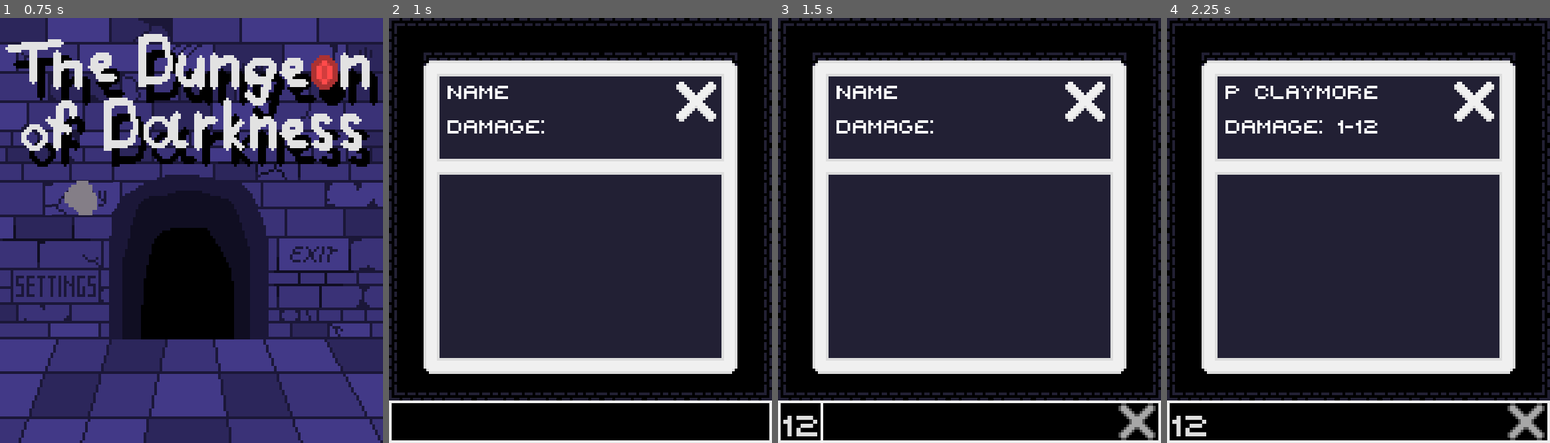
Above: before the commit, frames 1-4 (left to right).
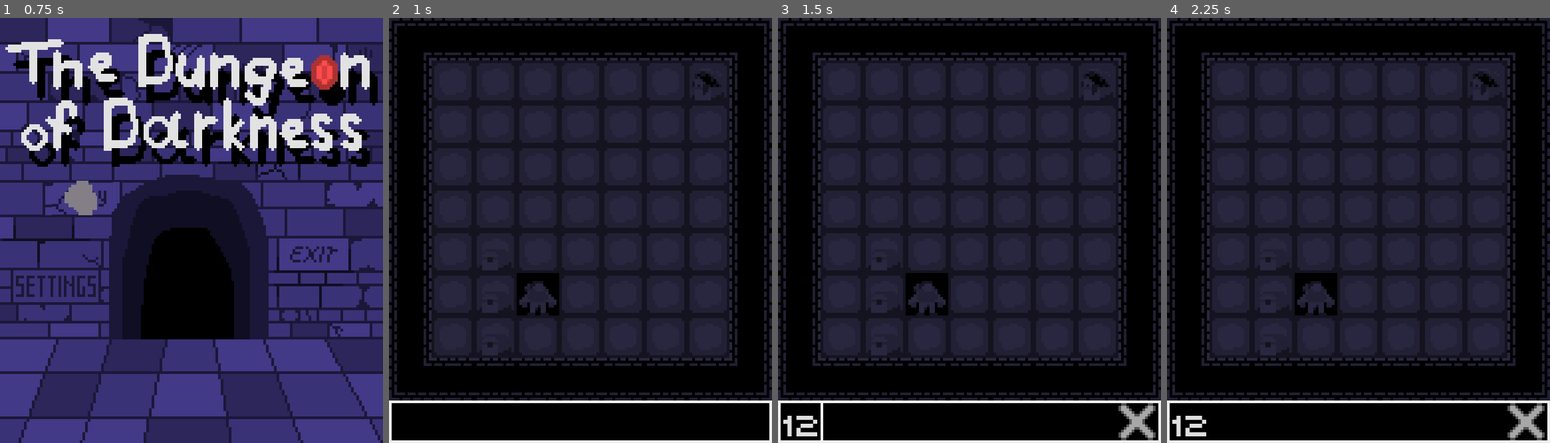
Above: after the commit, the same moments.

Repository: Portalyst/The-Dungeon-of-Darkness
Game: Godot game, scene res://scenes/menu.tscn
Two runs of this game, one before a commit and one after it. Both use one fixed random seed, a clock stepped at 60 frames per second and the inputs below.
Inputs (mouse positions are in pixels of both pictures, inside the frame that each line leads up to):
- Up to frame 1 (0.75 s): click (84, 196) at 0.5 s
- Up to frame 2 (1 s): no input
- Up to frame 3 (1.5 s): click (969, 421) at 1.27 s; type "12" at 1.35 s
- Up to frame 4 (2.25 s): click (1239, 141) at 2.02 s

Frame 1 is identical in both runs. In frame 2, 16% of the frame differs, in the area x 9-91%, y 10-84%; in frame 3, 16%; in frame 4, 17%.

Commit message:
Damage animation

Diff:
--- a/scenes/hero.tscn
+++ b/scenes/hero.tscn
@@ -33,6 +33,54 @@
 	deselect()
 "
 
+[sub_resource type="Animation" id="Animation_fq023"]
+resource_name = "return"
+tracks/0/type = "value"
+tracks/0/imported = false
+tracks/0/enabled = true
+tracks/0/path = NodePath("dice:position")
+tracks/0/interp = 2
+tracks/0/loop_wrap = true
+tracks/0/keys = {
+"times": PackedFloat32Array(0, 0.5),
+"transitions": PackedFloat32Array(1, 1),
+"update": 0,
+"values": [Vector2(-7, -6), Vector2(-7, -20)]
+}
+tracks/1/type = "value"
+tracks/1/imported = false
+tracks/1/enabled = true
+tracks/1/path = NodePath("dice:self_modulate")
+tracks/1/interp = 1
+tracks/1/loop_wrap = true
+tracks/1/keys = {
+"times": PackedFloat32Array(0, 0.5, 1),
+"transitions": PackedFloat32Array(1, 1, 1),
+"update": 0,
+"values": [Color(1, 1, 1, 1), Color(1, 1, 1, 1), Color(1, 1, 1, 0)]
+}
+
+[sub_resource type="Animation" id="Animation_jskiy"]
+length = 0.001
+tracks/0/type = "value"
+tracks/0/imported = false
+tracks/0/enabled = true
+tracks/0/path = NodePath("dice:self_modulate")
+tracks/0/interp = 1
+tracks/0/loop_wrap = true
+tracks/0/keys = {
+"times": PackedFloat32Array(0),
+"transitions": PackedFloat32Array(1),
+"update": 0,
+"values": [Color(1, 1, 1, 1)]
+}
+
+[sub_resource type="AnimationLibrary" id="AnimationLibrary_xncni"]
+_data = {
+"RESET": SubResource("Animation_jskiy"),
+"return": SubResource("Animation_fq023")
+}
+
 [node name="Hero" type="CharacterBody2D"]
 script = ExtResource("1_fhpx2")
 
@@ -43,6 +91,7 @@
 texture = ExtResource("1_dh7eb")
 
 [node name="CanvasLayer" type="CanvasLayer" parent="."]
+visible = false
 
 [node name="Inv" type="Sprite2D" parent="CanvasLayer"]
 position = Vector2(72, 77)
@@ -133,6 +182,7 @@
 shape = SubResource("RectangleShape2D_mirn7")
 
 [node name="Area2D" type="Area2D" parent="."]
+visible = false
 script = ExtResource("8_kt70t")
 
 [node name="CollisionShape2D" type="CollisionShape2D" parent="Area2D"]
@@ -159,6 +209,25 @@
 theme_override_styles/read_only = SubResource("StyleBoxEmpty_017yj")
 clear_button_enabled = true
 script = SubResource("GDScript_u14dc")
+
+[node name="dice" type="Label" parent="."]
+offset_left = -7.0
+offset_top = -20.0
+offset_right = 8.0
+offset_bottom = -8.0
+theme_override_fonts/font = ExtResource("4_5h4rp")
+theme_override_font_sizes/font_size = 10
+text = "10"
+horizontal_alignment = 1
+
+[node name="AnimationPlayer" type="AnimationPlayer" parent="."]
+libraries = {
+"": SubResource("AnimationLibrary_xncni")
+}
+
+[node name="damage_timer" type="Timer" parent="."]
+wait_time = 0.5
+one_shot = true
 
 [connection signal="pressed" from="CanvasLayer/Button" to="." method="_on_button_pressed"]
 [connection signal="pressed" from="CanvasLayer/ItemsMenu/close_button" to="." method="_on_close_button_pressed"]
@@ -173,3 +242,4 @@
 [connection signal="mouse_exited" from="CanvasLayer2/LineEdit" to="." method="_on_line_edit_mouse_exited"]
 [connection signal="mouse_exited" from="CanvasLayer2/LineEdit" to="CanvasLayer2/LineEdit" method="_on_mouse_exited"]
 [connection signal="text_submitted" from="CanvasLayer2/LineEdit" to="." method="_on_line_edit_text_submitted"]
+[connection signal="timeout" from="damage_timer" to="." method="_on_damage_timer_timeout"]
--- a/scenes/mimic_base.tscn
+++ b/scenes/mimic_base.tscn
@@ -1,6 +1,7 @@
-[gd_scene load_steps=8 format=3 uid="uid://b4dpvg0rvrgdg"]
+[gd_scene load_steps=11 format=3 uid="uid://b4dpvg0rvrgdg"]
 
 [ext_resource type="Script" path="res://scripts/mimic_base.gd" id="1_n6gkk"]
+[ext_resource type="FontFile" uid="uid://bbrmpyhagtyct" path="res://font/PIXY.ttf" id="2_lr612"]
 
 [sub_resource type="RectangleShape2D" id="RectangleShape2D_5pqun"]
 size = Vector2(16, 16)
@@ -9,7 +10,7 @@
 size = Vector2(162, 62)
 
 [sub_resource type="RectangleShape2D" id="RectangleShape2D_txl5k"]
-size = Vector2(40, 43)
+size = Vector2(36, 38)
 
 [sub_resource type="RectangleShape2D" id="RectangleShape2D_yow3x"]
 size = Vector2(161, 63.5)
@@ -19,6 +20,38 @@
 
 [sub_resource type="RectangleShape2D" id="RectangleShape2D_jsyns"]
 size = Vector2(64, 170)
+
+[sub_resource type="Animation" id="Animation_xq4ap"]
+resource_name = "throw"
+tracks/0/type = "value"
+tracks/0/imported = false
+tracks/0/enabled = true
+tracks/0/path = NodePath("dice:self_modulate")
+tracks/0/interp = 1
+tracks/0/loop_wrap = true
+tracks/0/keys = {
+"times": PackedFloat32Array(0, 0.5, 1),
+"transitions": PackedFloat32Array(1, 1, 1),
+"update": 0,
+"values": [Color(1, 1, 1, 1), Color(1, 1, 1, 1), Color(1, 1, 1, 0)]
+}
+tracks/1/type = "value"
+tracks/1/imported = false
+tracks/1/enabled = true
+tracks/1/path = NodePath("dice:position")
+tracks/1/interp = 1
+tracks/1/loop_wrap = true
+tracks/1/keys = {
+"times": PackedFloat32Array(0, 0.5),
+"transitions": PackedFloat32Array(1, 1),
+"update": 0,
+"values": [Vector2(-19, -7), Vector2(-19, -20)]
+}
+
+[sub_resource type="AnimationLibrary" id="AnimationLibrary_dcbly"]
+_data = {
+"throw": SubResource("Animation_xq4ap")
+}
 
 [node name="mimic_base" type="CharacterBody2D"]
 script = ExtResource("1_n6gkk")
@@ -60,6 +93,22 @@
 [node name="Timer" type="Timer" parent="."]
 one_shot = true
 
+[node name="dice" type="Label" parent="."]
+self_modulate = Color(1, 1, 1, 0)
+offset_left = -19.0
+offset_top = -20.0
+offset_right = 21.0
+offset_bottom = -8.0
+theme_override_fonts/font = ExtResource("2_lr612")
+theme_override_font_sizes/font_size = 10
+text = "10"
+horizontal_alignment = 1
+
+[node name="AnimationPlayer" type="AnimationPlayer" parent="."]
+libraries = {
+"": SubResource("AnimationLibrary_dcbly")
+}
+
 [connection signal="body_entered" from="AreaUP" to="." method="_on_area_up_body_entered"]
 [connection signal="body_exited" from="AreaUP" to="." method="_on_area_up_body_exited"]
 [connection signal="body_entered" from="att_area" to="." method="_on_att_area_body_entered"]
--- a/scripts/hero.gd
+++ b/scripts/hero.gd
@@ -11,7 +11,7 @@
 
 var enemy_spoted = false
 
-var moves = 6
+var moves = 100
 
 var enemy_body
 
@@ -28,6 +28,7 @@
 
 func _ready():
 	set_meta("player", 222)
+	$dice.visible = false
 
 func _physics_process(delta):
 	if dead == true or Global.player_action == false:
@@ -79,10 +80,7 @@
 			$Timer.start()
 	var command = new_text[0] + new_text[1] + new_text[2]
 	if command == "att" and enemy_spoted == true:
-		Global.player_action = false
-		var attk = randi_range(1, 20) + Global.boost
-		if attk >= enemy_body.armor:
-			player_attack.emit(randi_range(1, Global.damage))
+		attack()
 
 	if new_text == "end" and Global.in_battle == true:
 		moves = 6
@@ -268,6 +266,8 @@
 	InvLog.set_item(slot, get_item)
 
 func get_damage(damage):
+	$Hero.modulate = Color(1, 0, 0)
+	$damage_timer.start()
 	Global.HP -= damage
 	if Global.HP <= 0:
 		dead = true
@@ -296,3 +296,25 @@
 
 func _on_close_button_pressed():
 	$CanvasLayer/ItemsMenu.hide()
+
+func attack():
+	Global.player_action = false
+	var attk = randi_range(1, 20) + Global.boost
+	$dice.text = str(attk)
+	$dice.modulate = Color(1, 1, 1)
+	$dice.visible = true
+	$AnimationPlayer.play("return")
+	await $AnimationPlayer.animation_finished
+	$dice.visible = false
+	if attk >= enemy_body.armor:
+		var deal_damage = randi_range(1, Global.damage)
+		$dice.text = str(deal_damage)
+		$dice.modulate = Color(1, 0, 0)
+		$dice.visible = true
+		$AnimationPlayer.play("return")
+		await $AnimationPlayer.animation_finished
+		$dice.visible = false
+		player_attack.emit(deal_damage)
+
+func _on_damage_timer_timeout():
+	$Hero.modulate = Color(1, 1, 1)
--- a/scripts/mimic_base.gd
+++ b/scripts/mimic_base.gd
@@ -99,12 +99,23 @@
 					Global.player_action = true
 			if prep_to_att == true and Global.player_action == false:
 				var attack = randi_range(1, 20)
+				$dice.visible = true
+				$dice.modulate = Color(1, 1, 1)
+				$dice.text = str(attack)
+				$AnimationPlayer.play("throw")
+				await $AnimationPlayer.animation_finished
+				$dice.visible = false
+				if attack >= Global.armor:
+					var deal_damage : int = randi_range(1, damage)
+					$dice.modulate = Color(1, 0, 0)
+					$dice.visible = true
+					$dice.text = str(deal_attack)
+					$AnimationPlayer.play("throw")
+					await $AnimationPlayer.animation_finished
+					$dice.visible = false
+					deal_attack.emit(deal_damage)
 				Global.player_action = true
 				prep_to_att = false
-				if attack >= Global.armor:
-					var deal_damage : int = randi_range(1, damage)
-					#print(deal_damage)
-					deal_attack.emit(deal_damage)
 		$Timer.start()
 
 func _on_att_area_body_entered(body):
Not shown: 1 places in scenes/hero.tscn that only renumber resources
